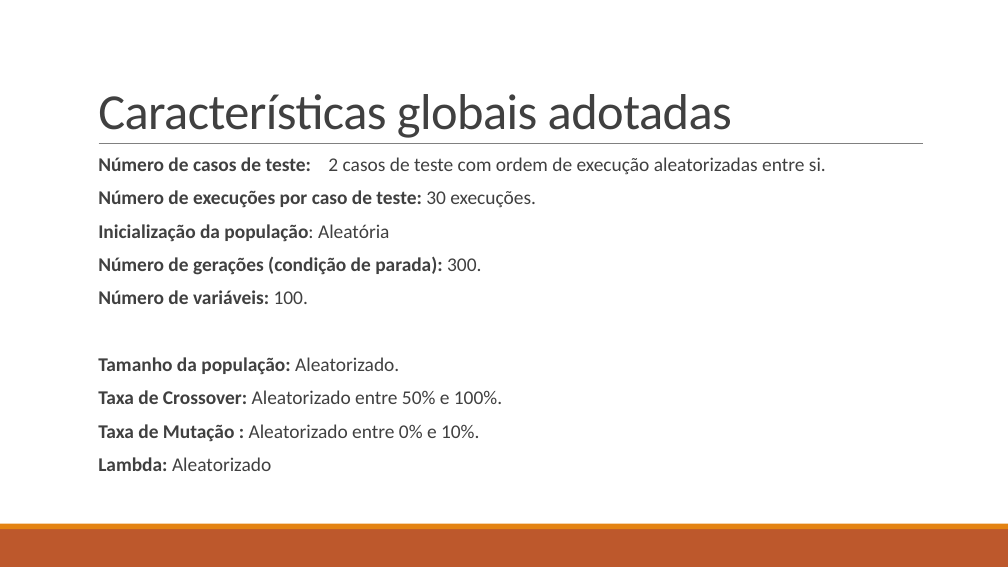
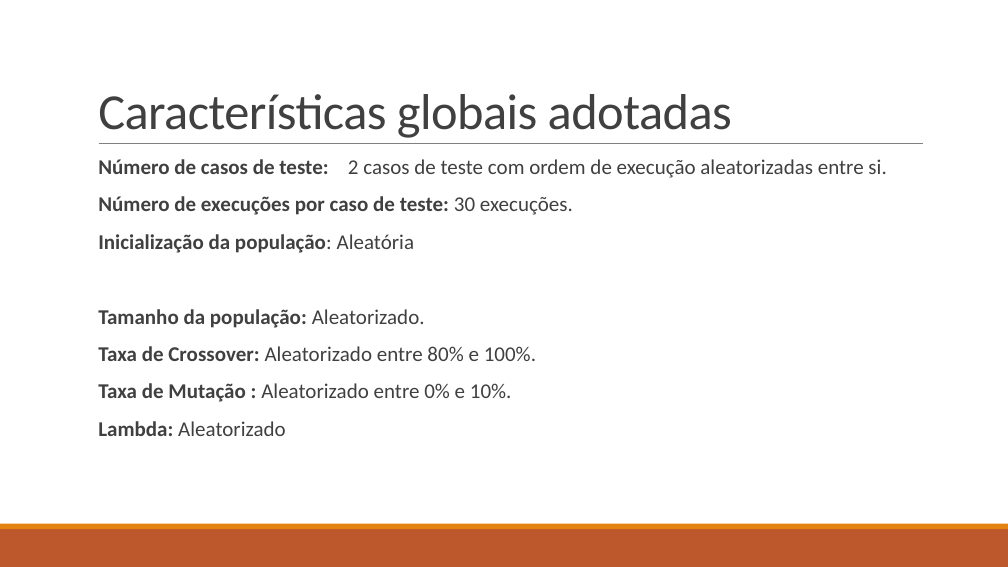
Before and after one commit to UFOP-CSI557/2018-01-atividades-HenriqueQAmaral, a slide deck: slide 3 of AtvPratica02-03_CompEvol/Apresentação.pptx. Drawn at 1008x567 pixels with LibreOffice and Linux fonts; fonts in the diff are those of the drawing. Boxes give left, top, right and bottom in pixels: in the first picture for what was removed or moved away, otherwise in the second. Text is boxed around its words. In the diff, an @@ line names an element or a change of style, - is before the commit and + after.

```diff
--- a/AtvPratica02-03_CompEvol/Apresentação.pptx
+++ b/AtvPratica02-03_CompEvol/Apresentação.pptx
@@ text at (x1=98, y1=159, x2=886, y2=436): size 18.5 to 20 pt in "Número de casos de teste: 2 casos ...", "Número de execuções por caso de teste: ...", "Inicialização da população: Aleatória", "Tamanho da população: Aleatorizado." and 2 more places; line spacing 0.8 to 0.9 @@
@@ text at (x1=98, y1=257, x2=481, y2=304): paragraphs removed @@
-  Número de gerações (condição de parada): 300.
-  Número de variáveis: 100.
@@ text at (x1=98, y1=346, x2=536, y2=361): text changed; size 18.5 to 20 pt @@
-  Taxa de Crossover: Aleatorizado entre 50% e 100%.
+  Taxa de Crossover: Aleatorizado entre 80% e 100%.
```
Also in this commit, not shown: 1 slide added, 28 other files.
